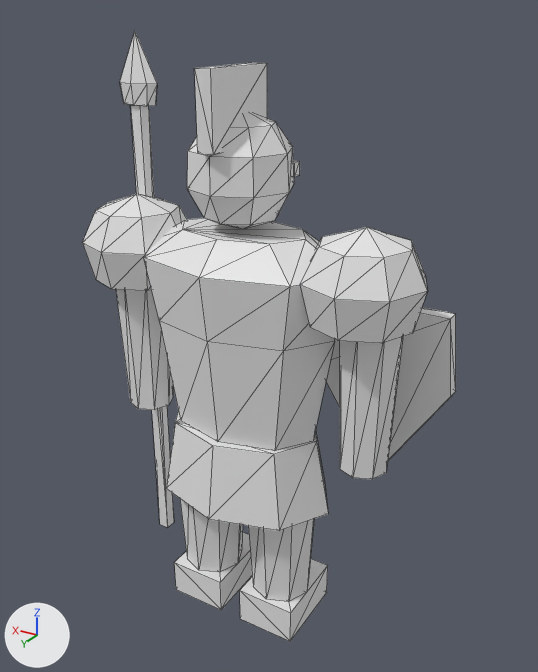
What one commit did to the glTF model fuzz/corpus/glb/sentinel-skinned.glb.
One viewpoint serves both versions: a 50 mm lens placed at (-2.31, 3.55, 3.86), pointed at (-0.12, -0.1, 2.03). The axes (+X, +Y, +Z) are drawn at lower left. The lights are the same throughout. The first picture is the older version. Mesh edges are drawn as thin lines. Vertices at exactly the same position are counted once.

Objects in the first picture: 'sentinel.001'.
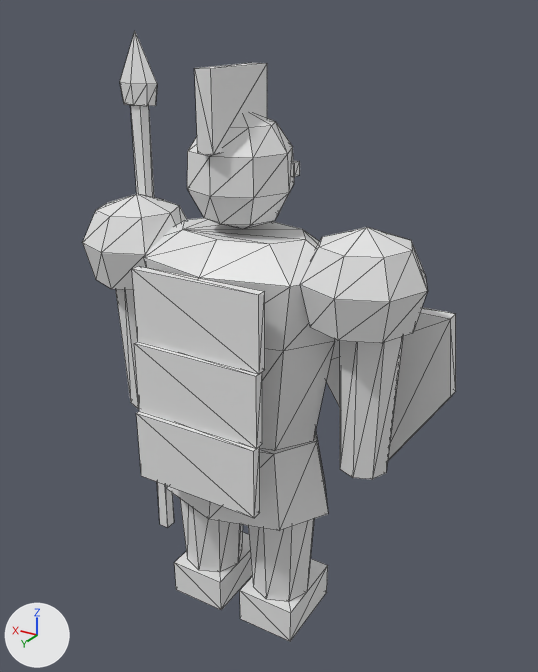
Location of each change, (x1, y1, x2, y2) in pixels of the pictures (538 x 672 px):
part 1 of me_sentinel, added: after (132, 266, 265, 374)
part 2 of me_sentinel, added: after (134, 342, 262, 449)
part 3 of me_sentinel, added: after (136, 411, 260, 518)

The change, as a diff of the scene's bpy script:
```diff
--- a/fuzz/corpus/glb/sentinel-skinned.glb.py
+++ b/fuzz/corpus/glb/sentinel-skinned.glb.py
@@ me_sentinel @@
 # used by ob_sentinel_001; location = (0.0, 0.0, 0.0)
-me_sentinel.from_pydata(...)  # 263 vertices, 462 faces; spans x -1.2..1.14, y -0.52..0.43, z 0.0..3.78
+me_sentinel.from_pydata(...)  # 287 vertices, 498 faces; spans x -1.2..1.14, y -0.52..0.56, z 0.0..3.78
+# me_sentinel part 1: a new loose piece, a box spanning x -0.42..0.42, y 0.44..0.5, z 2.1..2.55
+# me_sentinel part 2: a new loose piece, a box spanning x -0.42..0.42, y 0.47..0.53, z 1.65..2.1
+# me_sentinel part 3: a new loose piece, a box spanning x -0.42..0.42, y 0.5..0.56, z 1.2..1.65
```
